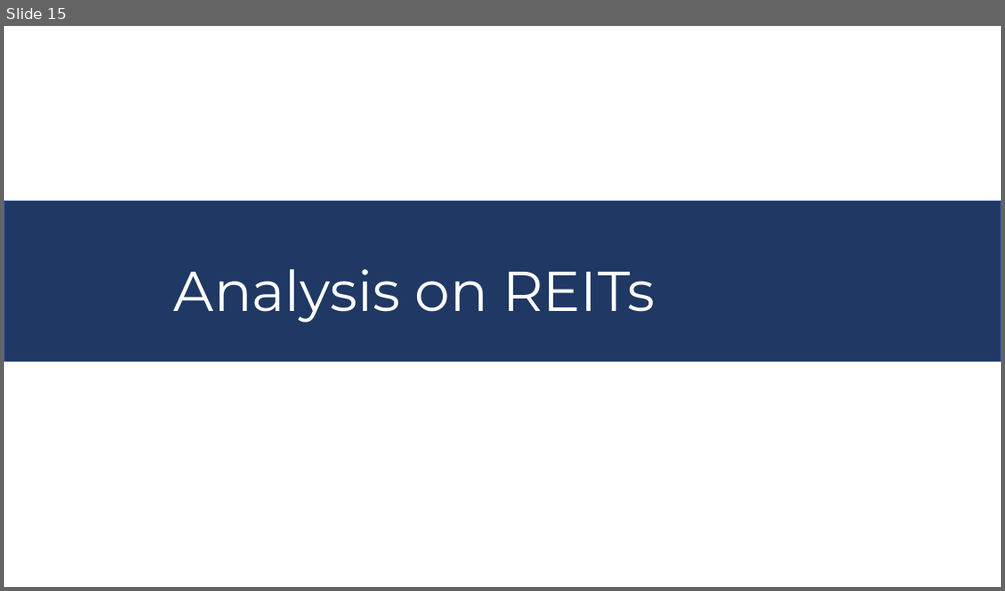
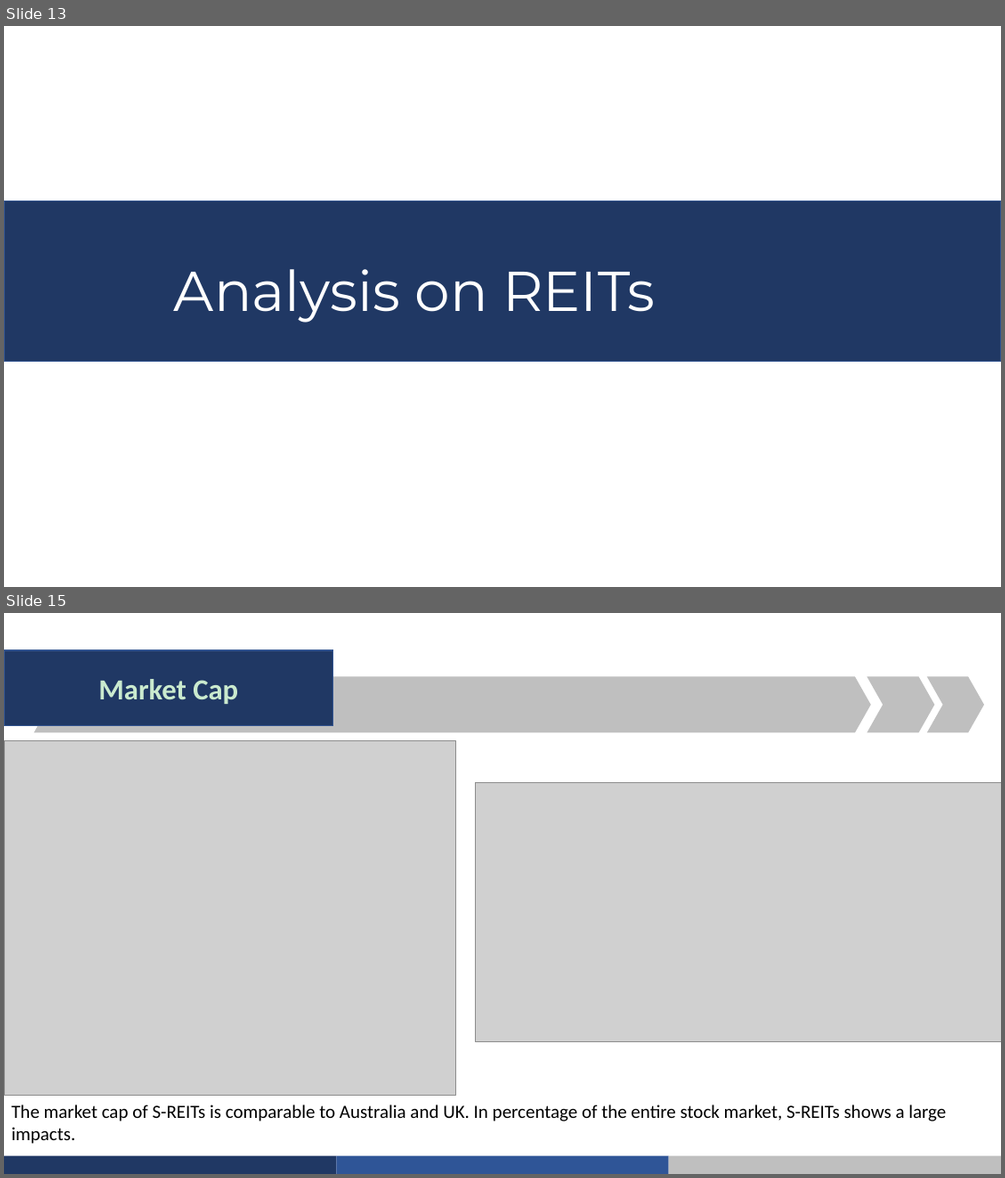
Before and after one commit to Wuvist/sgx3000, a slide deck: Group 2 Presentation.pptx. Shown one above the other, each under a label of ours: slide 15 before the commit, slides 13 and 15 after it; the slides between them are not shown. The pictures are 1005x591 and 1005x1178 pixels, drawn with LibreOffice and Linux fonts; fonts in the diff are those of the drawing; grey boxes stand for pictures. Boxes give left, top, right and bottom in pixels: in the first picture for what was removed or moved away, otherwise in the second. Text is boxed around its words. In the diff, an @@ line names an element or a change of style, - is before the commit and + after.

```diff
--- a/Group 2 Presentation.pptx
+++ b/Group 2 Presentation.pptx
@@ slide 15 added at <box>4,613,1001,1174</box>, background #CAEACE @@
@@ rectangle added at <box>4,650,333,726</box>, fill #203864, outline #325491 1 pt, 28 pt, text #CAEACE, bold @@
+Market Cap
@@ chevron added at <box>34,676,871,732</box>, fill #7CCB86 @@
@@ chevron added at <box>867,676,934,732</box>, fill #7CCB86 @@
@@ chevron added at <box>927,676,984,732</box>, fill #7CCB86 @@
@@ picture added at <box>4,740,455,1094</box> @@
@@ picture added at <box>475,782,1001,1041</box> @@
@@ text added at <box>11,1104,946,1143</box>, 18 pt, text #000000 @@
+The market cap of S-REITs is comparable to Australia and UK. In percentage of the entire stock market, S-REITs shows a large impacts.
@@ freeform shape added at <box>4,1156,336,1174</box>, fill #203864 @@
@@ freeform shape added at <box>336,1156,668,1174</box>, fill #2F5597 @@
@@ freeform shape added at <box>669,1156,1001,1174</box>, fill #7CCB86 @@
@@ what was slide 15 is now slide 13 @@
```
Also in this commit, not shown: 2 slides changed, 17 other slides added, 15 slides removed.
